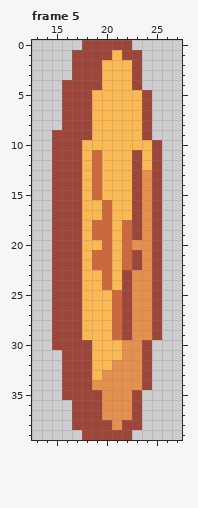
Edited in one commit: pixel-art file (Assets/Sprite/Ase/coin.ase). The picture above is the old version.
40x40 pixels, 6 frames. Shown: frame 5: x 13..27, y 0..39.
New version:
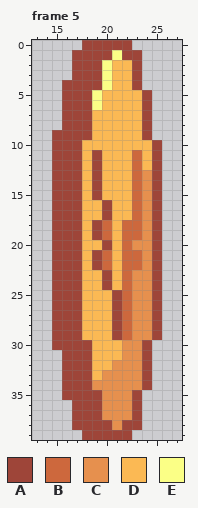
Palette (. is transparent): A #9e4539  B #cd683d  C #e6904e  D #fbb954  E #fbff86
The exact change:
Frame 5:
Colour B gives way to colour A in rows 11 to 15 at x 19; in rows 16 to 17 at x 20; in rows 18 to 19 at x 19; in row 20 at x 20; in rows 21 to 22 at x 19; in rows 23 to 24 at x 20.
Colour B gives way to colour A in rows 25 to 29 at x 21.
Colour A gives way to colour B in rows 11 to 19 at x 23; in rows 21 to 22 at x 23; in rows 23 to 29 at x 22.
Colour D gives way to colour E in row 1 at x 21; in rows 2 to 4 at x 20; in rows 5 to 6 at x 19.
